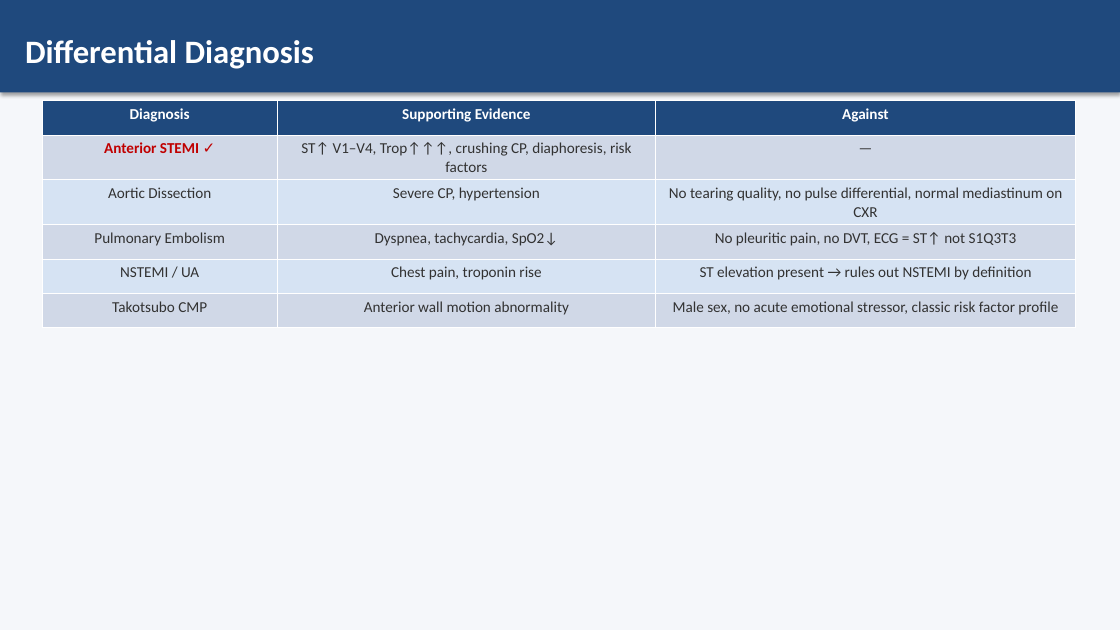
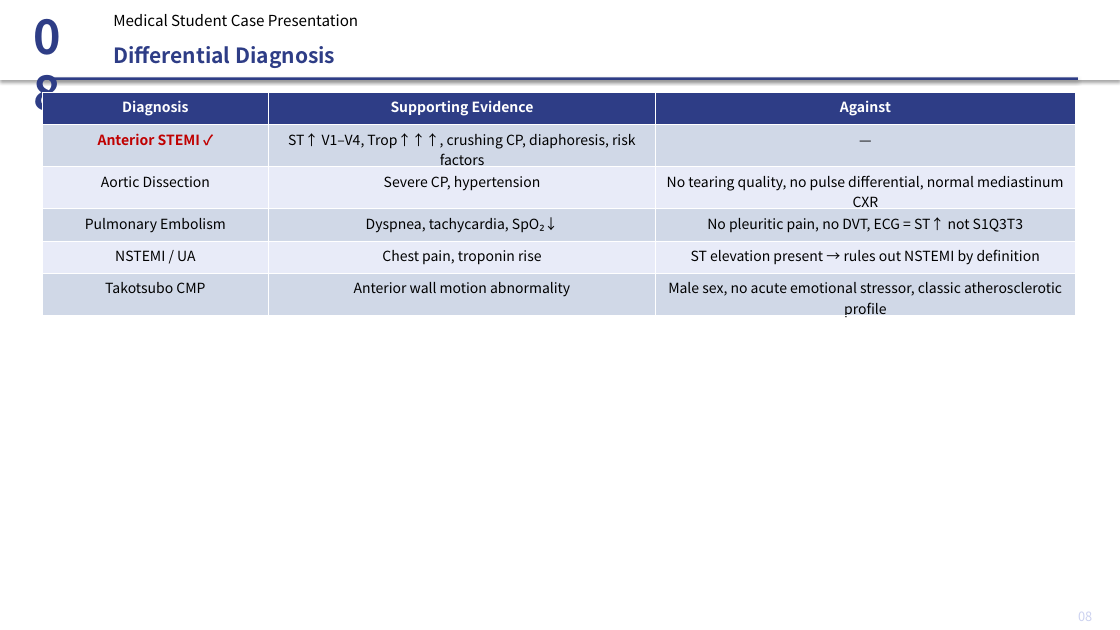
Before and after one commit to p16791918-lab/endo, a slide deck: slide 9 of case_MI.pptx. Drawn at 1120x630 pixels with LibreOffice and Linux fonts; fonts in the diff are those of the drawing. Boxes give left, top, right and bottom in pixels: in the first picture for what was removed or moved away, otherwise in the second. Text is boxed around its words. In the diff, an @@ line names an element or a change of style, - is before the commit and + after.

```diff
--- a/case_MI.pptx
+++ b/case_MI.pptx
@@ rectangle at (0,0,1120,630): fill #F5F7FA to #FFFFFF @@
@@ rectangle added at (0,0,1120,80), fill #FFFFFF @@
@@ text added at (25,4,92,76), 40 pt, text #2E3D86, bold @@
+08
@@ text added at (113,14,358,26), 13 pt, text #000000 @@
+Medical Student Case Presentation
@@ text "Differential Diagnosis": place and size @@
-text "Differential Diagnosis" at (0,0,1120,92)
+text "Differential Diagnosis" at (113,46,335,68)
@@ text "Differential Diagnosis" at (113,46,335,68): size 28 to 18 pt, font Calibri to Noto Sans CJK KR, text colour #FFFFFF to #2E3D86; vertical alignment middle to top; fill #1F497D to none; shadow off @@
@@ rectangle added at (42,77,1078,80), fill #2E3D86 @@
@@ table at (42,92,1075,322) @@
-row 3, column 3: No tearing quality, no pulse differential, normal mediastinum on CXR
+row 3, column 3: No tearing quality, no pulse differential, normal mediastinum CXR
-row 4, column 2: Dyspnea, tachycardia, SpO2↓
+row 4, column 2: Dyspnea, tachycardia, SpO₂↓
-row 6, column 3: Male sex, no acute emotional stressor, classic risk factor profile
+row 6, column 3: Male sex, no acute emotional stressor, classic atherosclerotic profile
@@ fill #1F497D to #2E3D86 in row 1 @@
@@ fill #D6E3F3 to #E8EBF8 in 6 cells @@
@@ size 13 to 12 pt, font Calibri to Noto Sans CJK KR in "Diagnosis", "Supporting Evidence", "Against", "Anterior STEMI ✓" and 11 more places @@
@@ text colour #323232 to #000000 in "ST↑ V1–V4, Trop↑↑↑, crushing CP, diaphoresis, risk ...", "—", "Aortic Dissection", "Severe CP, hypertension" and 7 more places @@
@@ table: place and size @@
-table at (42,101,1075,319)
+table at (42,92,1075,322)
@@ text added at (1078,612,1092,621), 11 pt, text #CCD2F0 @@
+08
```
Also in this commit, not shown: 11 other slides changed, 1 other file.
